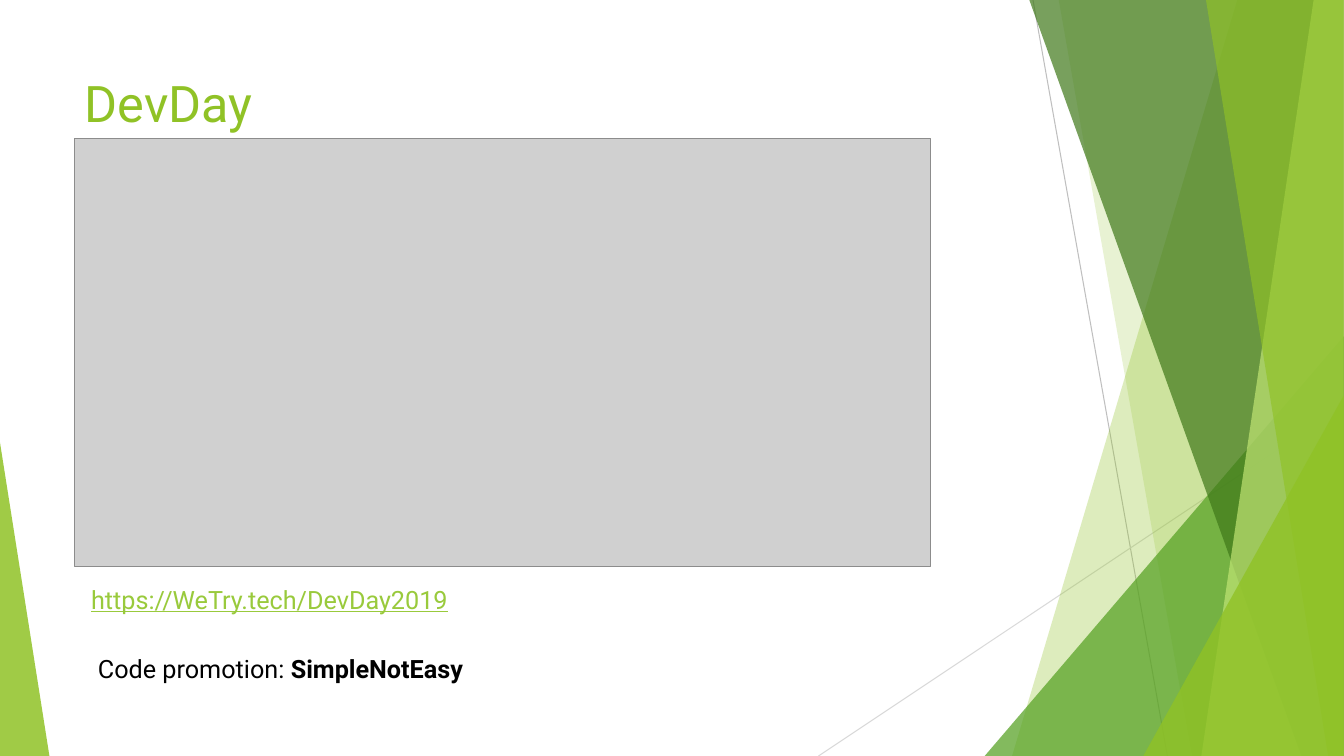
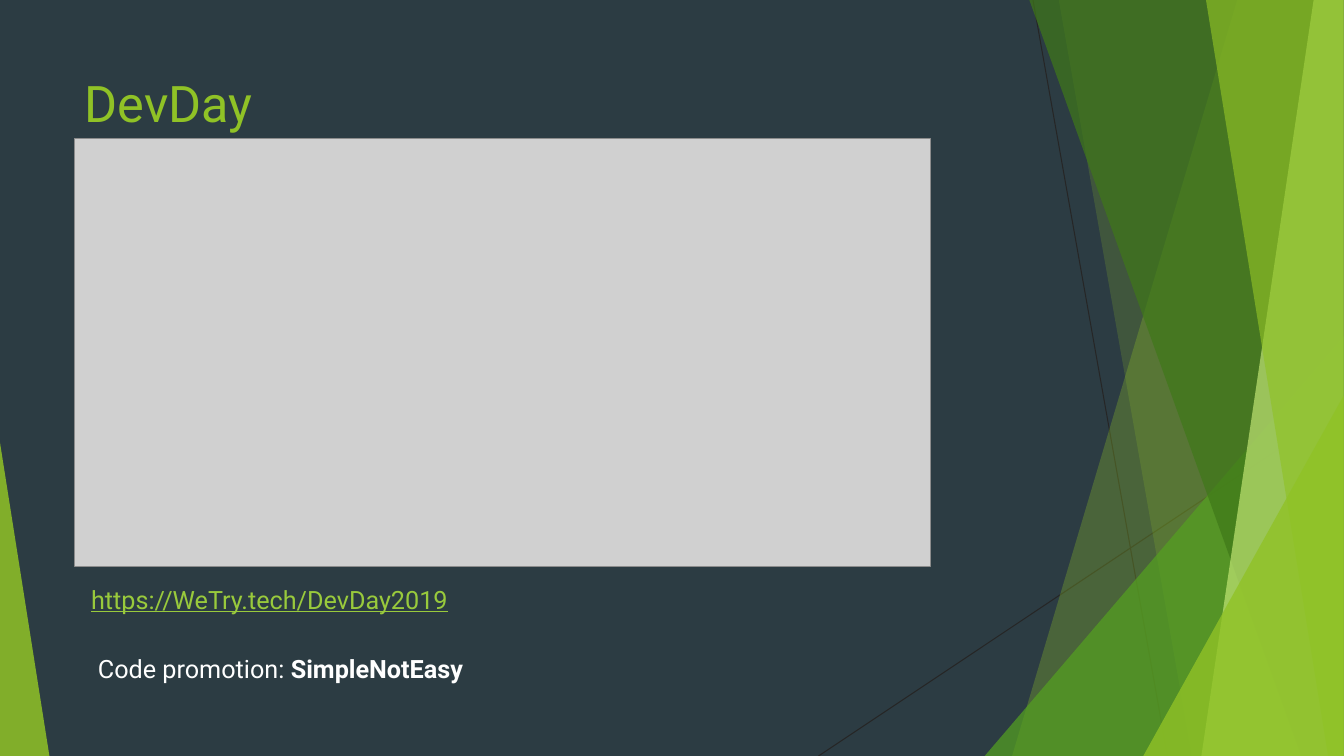
Before and after one commit to worming004/SimpleIsNotEasy, a slide deck: slide 35 of PPT/Easy != Simple.pptx. Drawn at 1344x756 pixels with LibreOffice and Linux fonts; fonts in the diff are those of the drawing; grey boxes stand for pictures. Boxes give left, top, right and bottom in pixels: in the first picture for what was removed or moved away, otherwise in the second. Text is boxed around its words. In the diff, an @@ line names an element or a change of style, - is before the commit and + after.

```diff
--- a/PPT/Easy != Simple.pptx
+++ b/PPT/Easy != Simple.pptx
@@ background #FFFFFF to #2C3C43 @@
@@ line (1033, 0) - (1168, 756): stroke #BFBFBF 0.75 pt to #262626 0.75 pt @@
@@ line (1344, 406) - (819, 756): stroke #D9D9D9 0.75 pt to #262626 0.75 pt @@
@@ text "Code promotion: SimpleNotEasy" at <box>98,659,463,684</box>: text colour #000000 to #FFFFFF @@
```
Also in this commit, not shown: 34 other slides changed.
